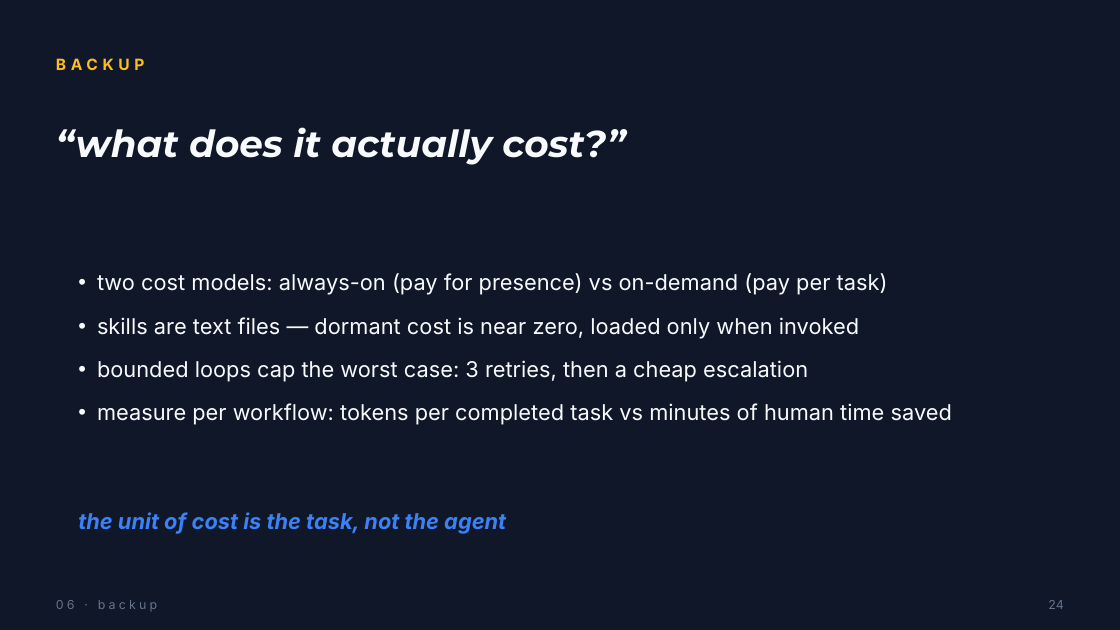
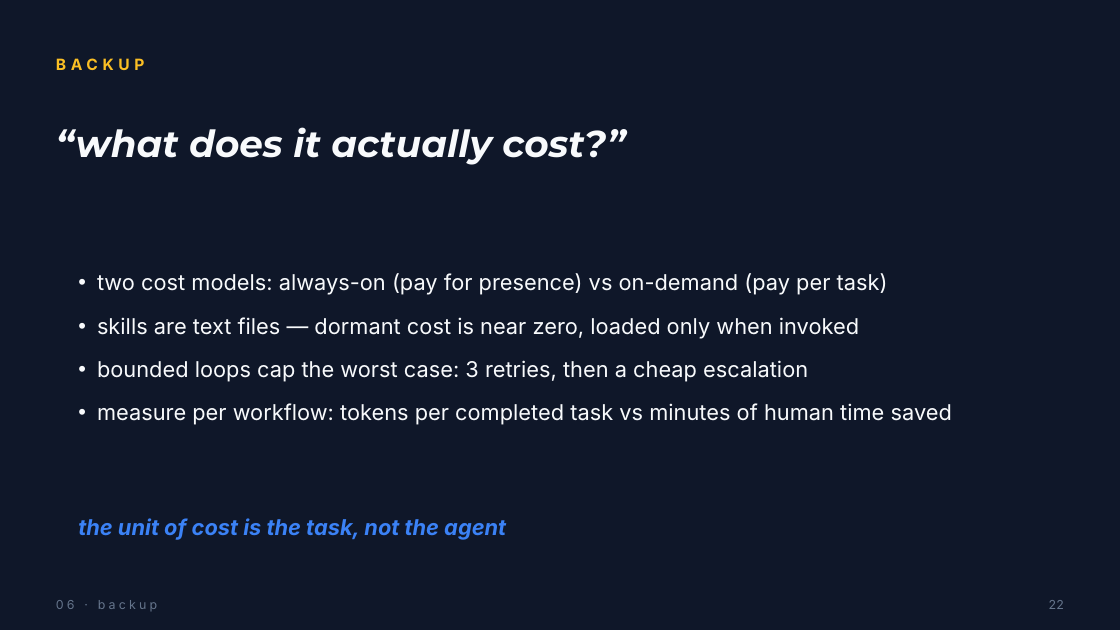
Before and after one commit to Bmbsolution/genai-demo, a slide deck: slide 22 of orchestrer-intelligence-gatherly.pptx (slide 24 before the commit). Drawn at 1120x630 pixels with LibreOffice and Linux fonts; fonts in the diff are those of the drawing. Boxes give left, top, right and bottom in pixels: in the first picture for what was removed or moved away, otherwise in the second. Text is boxed around its words. In the diff, an @@ line names an element or a change of style, - is before the commit and + after.

```diff
--- a/orchestrer-intelligence-gatherly.pptx
+++ b/orchestrer-intelligence-gatherly.pptx
@@ text "the unit of cost is ...": place and size @@
-text "the unit of cost is ..." at [78, 512, 506, 534]
+text "the unit of cost is ..." at [78, 518, 506, 540]
@@ text at [1049, 600, 1064, 609]: text changed @@
-24
+22
```
Also in this commit, not shown: 11 other slides changed, 2 slides removed, 1 other file.
